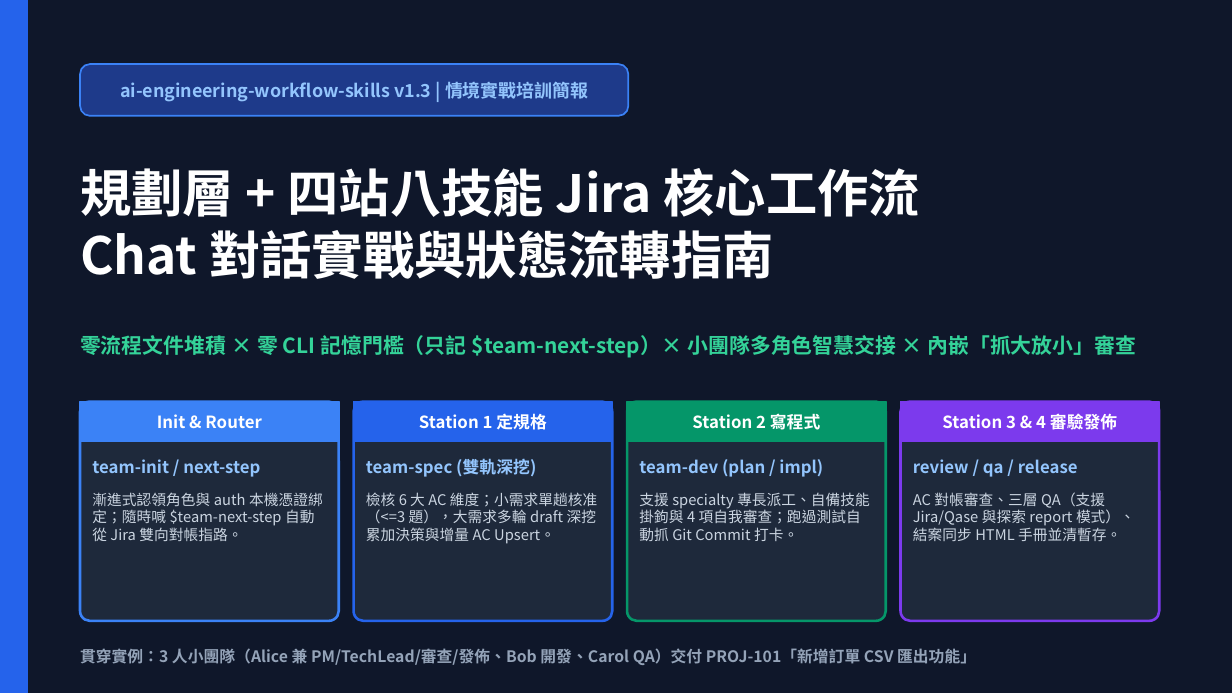
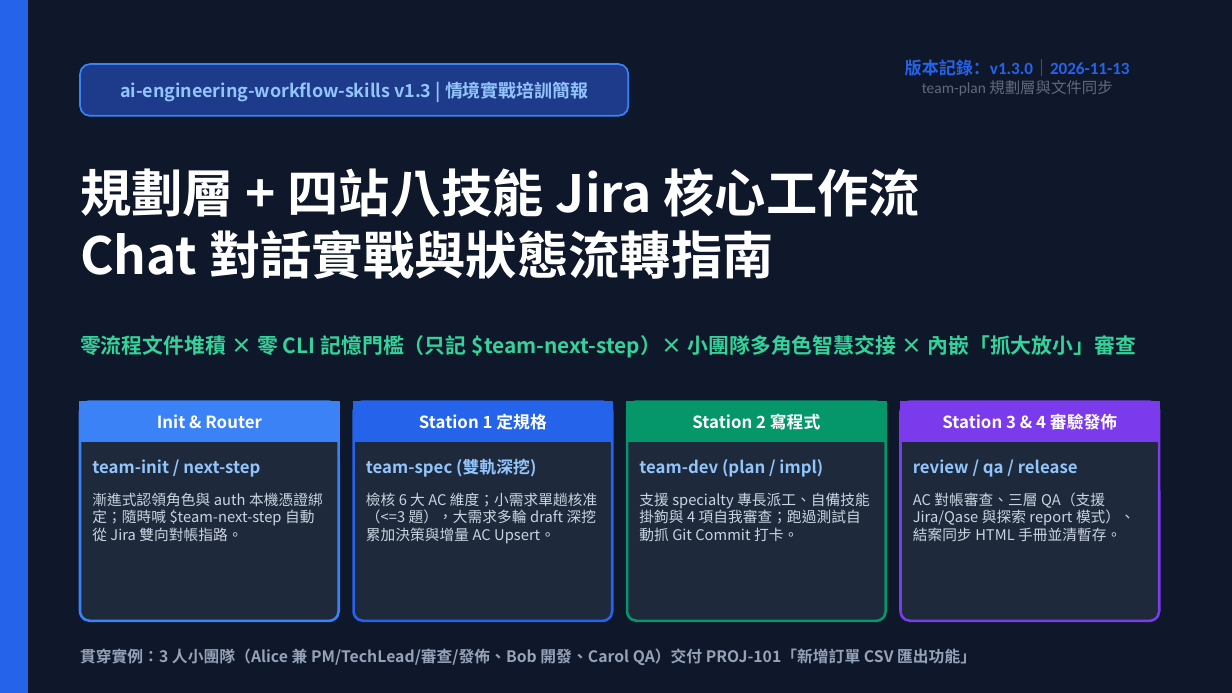
Before and after one commit to wilsonliu123/ai-engineering-workflow-skills, a slide deck: slide 1 of docs/training-manual.pptx. Drawn at 1232x693 pixels with LibreOffice and Linux fonts; fonts in the diff are those of the drawing. Boxes give left, top, right and bottom in pixels: in the first picture for what was removed or moved away, otherwise in the second. Text is boxed around its words. In the diff, an @@ line names an element or a change of style, - is before the commit and + after.

```diff
--- a/docs/training-manual.pptx
+++ b/docs/training-manual.pptx
@@ text added at box(905, 59, 1130, 95), 10 pt, text #2563EB, bold @@
+版本記錄：v1.3.0｜2026-11-13
+team-plan 規劃層與文件同步
```
Also in this commit, not shown: 4 other files.
